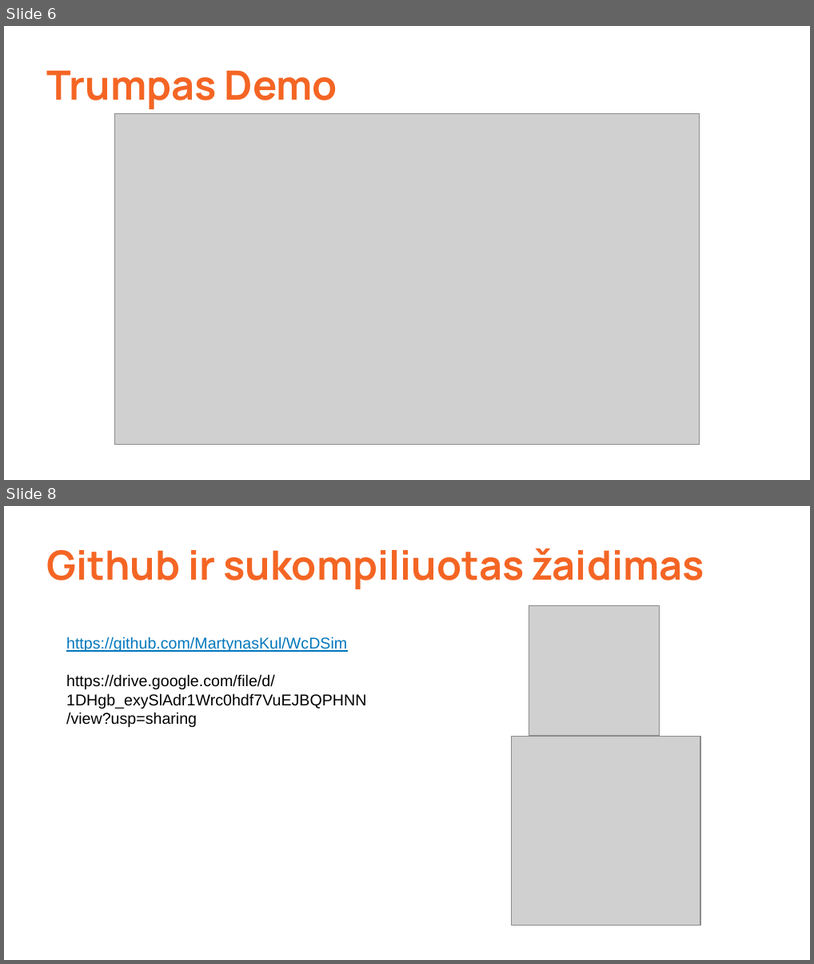
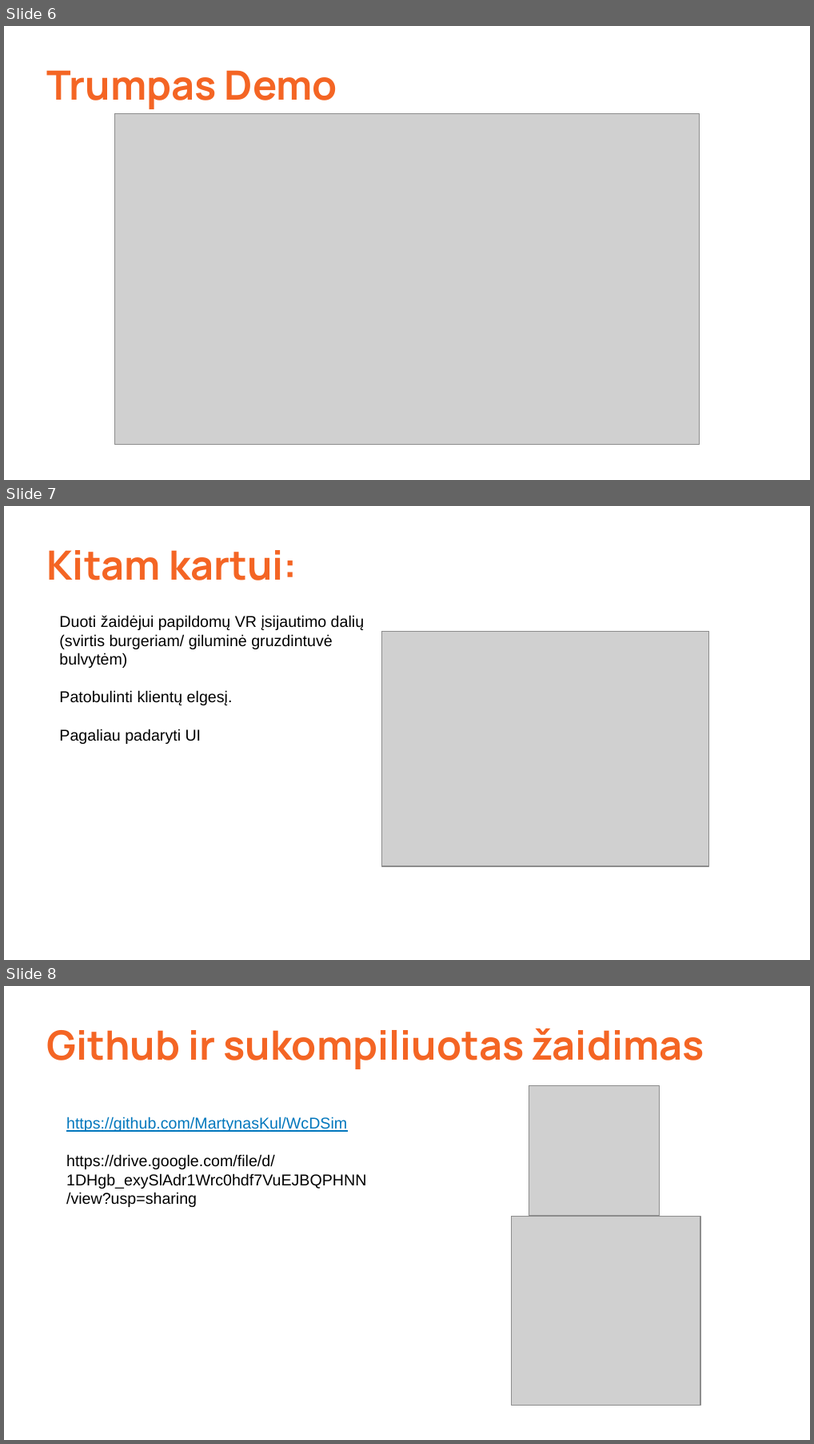
Before and after one commit to MartynasKul/WcDSim, a slide deck: Skaidres/WcDonaldas_5Sprintas.pptx. Shown one above the other, each under a label of ours: slides 6 and 8 before the commit, slides 6, 7 and 8 after it; the slides between them are not shown. The pictures are 814x964 and 814x1444 pixels, drawn with LibreOffice and Linux fonts; fonts in the diff are those of the drawing; grey boxes stand for pictures. Boxes give left, top, right and bottom in pixels: in the first picture for what was removed or moved away, otherwise in the second. Text is boxed around its words. In the diff, an @@ line names an element or a change of style, - is before the commit and + after.

```diff
--- a/Skaidres/WcDonaldas_5Sprintas.pptx
+++ b/Skaidres/WcDonaldas_5Sprintas.pptx
@@ slide 7 added at [4,506,810,960], background #FFFFFF @@
@@ title added at [46,550,298,580], 36 pt, text #F46524, bold @@
+Kitam kartui:
@@ text added at [59,615,364,744], 14 pt, text #000000 @@
+Duoti žaidėjui papildomų VR įsijautimo dalių (svirtis burgeriam/ giluminė gruzdintuvė bulvytėm)
+Patobulinti klientų elgesį.
+Pagaliau padaryti UI
@@ picture added at [382,631,709,867] @@
```
Also in this commit, not shown: 1 slide removed.
